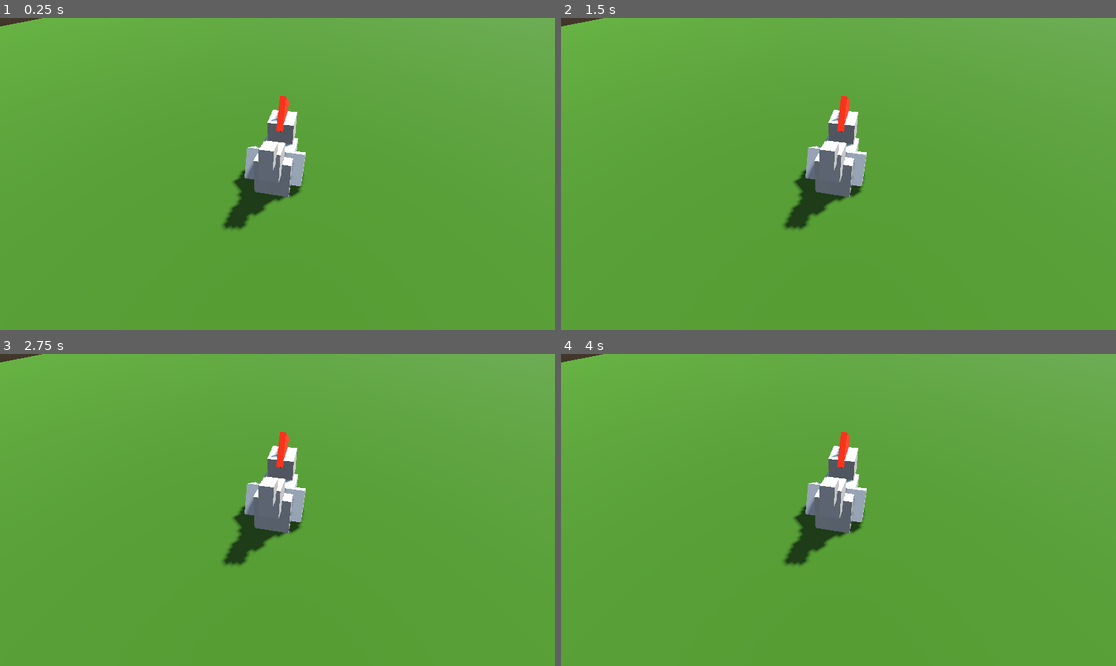
Above: before the commit, frames 1-4 (two rows, left to right).
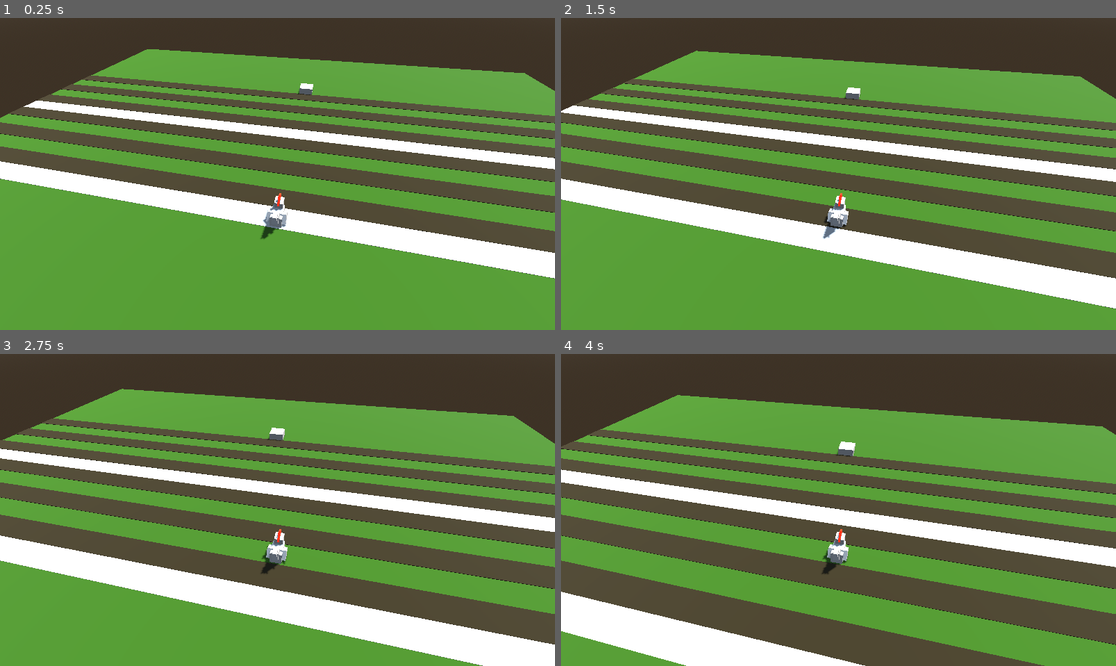
Above: after the commit, the same moments.

Repository: unblinky/danger-xing
Game: Godot game, scene res://Main/Main.tscn
Same seed, same stepped clock (60 frames per second), same inputs: the game is played once before the commit and once after it.
Inputs:
- Up to frame 1 (0.25 s): no input
- Up to frame 2 (1.5 s): tap Enter at 0.5 s; hold D (move_right, bound only after the commit) 0.53-1.28 s; tap W (move_fore, bound only after the commit) at 0.6, 1.35 s; tap Space at 1.25 s; hold S (move_back, bound only after the commit) from 1.28 s (still down)
- Up to frame 3 (2.75 s): tap Enter at 2 s; release S (move_back, bound only after the commit) at 2.03 s; hold D (move_right, bound only after the commit) from 2.03 s (still down); tap W (move_fore, bound only after the commit) at 2.1 s
- Up to frame 4 (4 s): tap Space at 2.75 s; tap W (move_fore, bound only after the commit) at 2.85, 3.6 s; tap Enter at 3.5 s; release D (move_right, bound only after the commit) at 3.53 s; hold A (move_left, bound only after the commit) from 3.53 s (still down)

The runs differ from the first frame. In frame 1, 47% of the frame differs, in the area x 0-100%, y 0-84%; in frame 2, 52%; in frame 3, 59%; in frame 4, 64%, in the area x 0-100%, y 0-100%.

Commit message:
Colliding with Goal.

Diff:
--- a/Code/Chicken/Chicken.gd
+++ b/Code/Chicken/Chicken.gd
@@ -1,12 +1,35 @@
-extends Node3D
+extends Area3D
 class_name Chicken
 
-
-# Called when the node enters the scene tree for the first time.
-func _ready() -> void:
-	pass # Replace with function body.
+@onready var graphics: Node3D = $Graphics
 
 
-# Called every frame. 'delta' is the elapsed time since the previous frame.
+func _ready() -> void:
+	area_entered.connect(on_collision)
+
+
+func on_collision(area: Area3D):
+	if area is Goal:
+		print("Goal!!!!")
+
+	# TODO: Add more collision types.
+	#if area is Bus:
+		#print("Goal!!!!")
+
+
 func _process(delta: float) -> void:
-	pass
+	if Input.is_action_just_pressed("move_left"):
+		position.x -= 1
+		graphics.rotation_degrees.y = 90
+
+	if Input.is_action_just_pressed("move_right"):
+		position.x += 1
+		graphics.rotation_degrees.y = -90
+
+	if Input.is_action_just_pressed("move_fore"):
+		position.z -= 1
+		graphics.rotation_degrees.y = 0
+
+	if Input.is_action_just_pressed("move_back"):
+		position.z += 1
+		graphics.rotation_degrees.y = 180
--- a/Code/Chicken/Chicken.tscn
+++ b/Code/Chicken/Chicken.tscn
@@ -1,6 +1,9 @@
 [gd_scene format=3 uid="uid://dp46nxm4qxs46"]
 
 [ext_resource type="Script" uid="uid://d2ylk5fblpau0" path="res://Chicken/Chicken.gd" id="1_13h8f"]
+
+[sub_resource type="BoxShape3D" id="BoxShape3D_13h8f"]
+size = Vector3(0.9, 0.9, 0.9)
 
 [sub_resource type="BoxMesh" id="BoxMesh_13h8f"]
 
@@ -17,35 +20,48 @@
 
 [sub_resource type="BoxMesh" id="BoxMesh_1m4ld"]
 
-[node name="Chicken" type="Node3D" unique_id=1595162323]
+[node name="Chicken" type="Area3D" unique_id=1331344239]
 script = ExtResource("1_13h8f")
 
-[node name="MeshInstance3D" type="MeshInstance3D" parent="." unique_id=962676149]
+[node name="CollisionShape3D" type="CollisionShape3D" parent="." unique_id=1228825116]
+transform = Transform3D(1, 0, 0, 0, 1, 0, 0, 0, 1, 0, 0.5, 0)
+shape = SubResource("BoxShape3D_13h8f")
+
+[node name="Graphics" type="Node3D" parent="." unique_id=1595162323]
+transform = Transform3D(0.773, 0, 0, 0, 0.773, 0, 0, 0, 0.773, 0, 0, 0)
+
+[node name="MeshInstance3D" type="MeshInstance3D" parent="Graphics" unique_id=962676149]
 transform = Transform3D(0.62095976, 0, 0, 0, 0.7779697, 0.17316687, 0, -0.13678509, 0.9848925, 0, 0.23405814, 0.0289129)
 mesh = SubResource("BoxMesh_13h8f")
 
-[node name="MeshInstance3D2" type="MeshInstance3D" parent="." unique_id=1092566403]
+[node name="MeshInstance3D2" type="MeshInstance3D" parent="Graphics" unique_id=1092566403]
 transform = Transform3D(0.46743196, 0, 0, 0, 0.46743196, 0, 0, 0, 0.46743196, 0, 0.7513596, -0.4928006)
 mesh = SubResource("BoxMesh_nv08f")
 
-[node name="Beak" type="MeshInstance3D" parent="." unique_id=1847760561]
+[node name="Beak" type="MeshInstance3D" parent="Graphics" unique_id=1847760561]
 transform = Transform3D(0.16036025, 0, 0, 0, 0.1565742, 0.05882232, 0, -0.03463999, 0.2658793, 0, 0.7135552, -0.7687149)
 material_override = SubResource("StandardMaterial3D_kahpe")
 mesh = SubResource("BoxMesh_nv08f")
 
-[node name="MeshInstance3D3" type="MeshInstance3D" parent="." unique_id=330973047]
+[node name="MeshInstance3D3" type="MeshInstance3D" parent="Graphics" unique_id=330973047]
 transform = Transform3D(0.3225941, 0, 0, 0, 0.45173603, 0.12011324, 0, -0.12011324, 0.45173603, 0, 0.7513596, 0.4395994)
 mesh = SubResource("BoxMesh_nv08f")
 
-[node name="MeshInstance3D4" type="MeshInstance3D" parent="." unique_id=1819638931]
+[node name="MeshInstance3D4" type="MeshInstance3D" parent="Graphics" unique_id=1819638931]
 transform = Transform3D(0.20359908, 0, 0, 0, 0.28510454, 0.07580717, 0, -0.07580717, 0.28510454, 0, 1.0495838, 0.66016424)
 mesh = SubResource("BoxMesh_nv08f")
 
-[node name="Wings" type="MeshInstance3D" parent="." unique_id=1007204288]
+[node name="Wings" type="MeshInstance3D" parent="Graphics" unique_id=1007204288]
 transform = Transform3D(1, 0, 0, 0, 0.8137911, 0.58115757, 0, -0.58115757, 0.8137911, 0, 0.35623857, 0.10857487)
 mesh = SubResource("BoxMesh_htchh")
 
-[node name="Cowlick" type="MeshInstance3D" parent="." unique_id=176117547]
+[node name="Cowlick" type="MeshInstance3D" parent="Graphics" unique_id=176117547]
 transform = Transform3D(0.10501046, 0, 0, 0, 0.27668726, -0.46938124, 0, 0.37919658, 0.34249204, 0, 1.0141598, -0.50403744)
 material_override = SubResource("StandardMaterial3D_b74ct")
 mesh = SubResource("BoxMesh_1m4ld")
+
+[node name="Rig" type="Node3D" parent="." unique_id=1666240517]
+transform = Transform3D(0.9809992, -0.1402852, 0.13401727, 0, 0.69076884, 0.7230757, -0.19401178, -0.70933664, 0.67764366, 0, 0, 0)
+
+[node name="Camera3D" type="Camera3D" parent="Rig" unique_id=1586150080]
+transform = Transform3D(1, 0, 0, 0, 1, 0, 0, 0, 1, 2.9802322e-08, 1.843405, 8.477018)
--- /dev/null
+++ b/Code/Goal/Goal.gd
@@ -0,0 +1,2 @@
+extends Area3D
+class_name Goal
--- /dev/null
+++ b/Code/Goal/Goal.tscn
@@ -0,0 +1,17 @@
+[gd_scene format=3 uid="uid://c4v0peqkg130j"]
+
+[ext_resource type="Script" uid="uid://0yhi8snlp42x" path="res://Goal/Goal.gd" id="1_prjlw"]
+
+[sub_resource type="BoxMesh" id="BoxMesh_6aewd"]
+
+[sub_resource type="BoxShape3D" id="BoxShape3D_ng8ot"]
+
+[node name="Goal" type="Area3D" unique_id=1825972288]
+script = ExtResource("1_prjlw")
+
+[node name="Graphics" type="MeshInstance3D" parent="." unique_id=1373442049]
+mesh = SubResource("BoxMesh_6aewd")
+skeleton = NodePath("../..")
+
+[node name="CollisionShape3D" type="CollisionShape3D" parent="." unique_id=1314602027]
+shape = SubResource("BoxShape3D_ng8ot")
--- a/Code/Main/Main.tscn
+++ b/Code/Main/Main.tscn
@@ -2,6 +2,7 @@
 
 [ext_resource type="Script" uid="uid://ckplnjj5kkyta" path="res://Main/Main.gd" id="1_lxy7q"]
 [ext_resource type="PackedScene" uid="uid://dp46nxm4qxs46" path="res://Chicken/Chicken.tscn" id="2_83ytx"]
+[ext_resource type="PackedScene" uid="uid://c4v0peqkg130j" path="res://Goal/Goal.tscn" id="3_amygn"]
 
 [sub_resource type="ProceduralSkyMaterial" id="ProceduralSkyMaterial_83ytx"]
 sky_horizon_color = Color(0.66224277, 0.6717428, 0.6867428, 1)
@@ -21,11 +22,20 @@
 [sub_resource type="BoxMesh" id="BoxMesh_ps1la"]
 size = Vector3(40, 0.1, 40)
 
+[sub_resource type="StandardMaterial3D" id="StandardMaterial3D_83ytx"]
+albedo_color = Color(0.1579377, 0.12332208, 0, 1)
+
+[sub_resource type="BoxMesh" id="BoxMesh_amygn"]
+size = Vector3(40, 0.15, 1)
+
+[sub_resource type="BoxMesh" id="BoxMesh_83ytx"]
+size = Vector3(40, 0.13, 1)
+
 [node name="Main" type="Node" unique_id=1391425956]
 script = ExtResource("1_lxy7q")
 
 [node name="DirectionalLight3D" type="DirectionalLight3D" parent="." unique_id=718125935]
-transform = Transform3D(-0.7443116, -0.5340554, 0.40098014, 0, 0.60042024, 0.79968464, -0.6678325, 0.59521455, -0.44689974, 0, 0, 0)
+transform = Transform3D(-0.7443116, -0.5340554, 0.40098014, 0, 0.60042024, 0.79968464, -0.6678325, 0.59521455, -0.44689974, 9.686174, 15.357961, 0)
 shadow_enabled = true
 
 [node name="WorldEnvironment" type="WorldEnvironment" parent="." unique_id=1596629416]
@@ -33,12 +43,46 @@
 
 [node name="Chicken" parent="." unique_id=1595162323 instance=ExtResource("2_83ytx")]
 
+[node name="Goal" parent="." unique_id=1825972288 instance=ExtResource("3_amygn")]
+transform = Transform3D(1, 0, 0, 0, 1, 0, 0, 0, 1, 0, 0, -12)
+
 [node name="Gound" type="MeshInstance3D" parent="." unique_id=387099955]
 material_override = SubResource("StandardMaterial3D_amygn")
 mesh = SubResource("BoxMesh_ps1la")
 
-[node name="Rig" type="Node3D" parent="." unique_id=134523321]
-transform = Transform3D(0.9809992, -0.1402852, 0.13401727, 0, 0.69076884, 0.7230757, -0.19401178, -0.70933664, 0.67764366, 0, 0, 0)
+[node name="Lane" type="MeshInstance3D" parent="." unique_id=349580000]
+transform = Transform3D(1, 0, 0, 0, 1, 0, 0, 0, 1, 0, 0, -1)
+material_override = SubResource("StandardMaterial3D_83ytx")
+mesh = SubResource("BoxMesh_amygn")
 
-[node name="Camera3D" type="Camera3D" parent="Rig" unique_id=1057037189]
-transform = Transform3D(1, 0, 0, 0, 1, 0, 0, 0, 1, 0, 0, 4.0728426)
+[node name="Lane2" type="MeshInstance3D" parent="." unique_id=484984964]
+transform = Transform3D(1, 0, 0, 0, 1, 0, 0, 0, 1, 0, 0, -3)
+material_override = SubResource("StandardMaterial3D_83ytx")
+mesh = SubResource("BoxMesh_amygn")
+
+[node name="Lane3" type="MeshInstance3D" parent="." unique_id=1709908492]
+transform = Transform3D(1, 0, 0, 0, 1, 0, 0, 0, 1, 0, 0, -5)
+material_override = SubResource("StandardMaterial3D_83ytx")
+mesh = SubResource("BoxMesh_amygn")
+
+[node name="Lane4" type="MeshInstance3D" parent="." unique_id=891213809]
+transform = Transform3D(1, 0, 0, 0, 1, 0, 0, 0, 1, 0, 0, -7)
+material_override = SubResource("StandardMaterial3D_83ytx")
+mesh = SubResource("BoxMesh_amygn")
+
+[node name="Lane5" type="MeshInstance3D" parent="." unique_id=1043720086]
+transform = Transform3D(1, 0, 0, 0, 1, 0, 0, 0, 1, 0, 0, -9)
+material_override = SubResource("StandardMaterial3D_83ytx")
+mesh = SubResource("BoxMesh_amygn")
+
+[node name="Lane6" type="MeshInstance3D" parent="." unique_id=702822724]
+transform = Transform3D(1, 0, 0, 0, 1, 0, 0, 0, 1, 0, 0, -11)
+material_override = SubResource("StandardMaterial3D_83ytx")
+mesh = SubResource("BoxMesh_amygn")
+
+[node name="SafeZone" type="MeshInstance3D" parent="." unique_id=942609843]
+mesh = SubResource("BoxMesh_83ytx")
+
+[node name="SafeZone2" type="MeshInstance3D" parent="." unique_id=1713844222]
+transform = Transform3D(1, 0, 0, 0, 1, 0, 0, 0, 1, 0, 0, -6)
+mesh = SubResource("BoxMesh_83ytx")
--- a/Code/project.godot
+++ b/Code/project.godot
@@ -24,6 +24,38 @@
 naming/scene_name_casing=1
 naming/script_name_casing=1
 
+[input]
+
+move_fore={
+"deadzone": 0.2,
+"events": [Object(InputEventKey,"resource_local_to_scene":false,"resource_name":"","device":-1,"window_id":0,"alt_pressed":false,"shift_pressed":false,"ctrl_pressed":false,"meta_pressed":false,"pressed":false,"keycode":0,"physical_keycode":87,"key_label":0,"unicode":119,"location":0,"echo":false,"script":null)
+, Object(InputEventKey,"resource_local_to_scene":false,"resource_name":"","device":-1,"window_id":0,"alt_pressed":false,"shift_pressed":false,"ctrl_pressed":false,"meta_pressed":false,"pressed":false,"keycode":0,"physical_keycode":4194320,"key_label":0,"unicode":0,"location":0,"echo":false,"script":null)
+]
+}
+move_back={
+"deadzone": 0.2,
+"events": [Object(InputEventKey,"resource_local_to_scene":false,"resource_name":"","device":-1,"window_id":0,"alt_pressed":false,"shift_pressed":false,"ctrl_pressed":false,"meta_pressed":false,"pressed":false,"keycode":0,"physical_keycode":83,"key_label":0,"unicode":115,"location":0,"echo":false,"script":null)
+, Object(InputEventKey,"resource_local_to_scene":false,"resource_name":"","device":-1,"window_id":0,"alt_pressed":false,"shift_pressed":false,"ctrl_pressed":false,"meta_pressed":false,"pressed":false,"keycode":0,"physical_keycode":4194322,"key_label":0,"unicode":0,"location":0,"echo":false,"script":null)
+]
+}
+move_left={
+"deadzone": 0.2,
+"events": [Object(InputEventKey,"resource_local_to_scene":false,"resource_name":"","device":-1,"window_id":0,"alt_pressed":false,"shift_pressed":false,"ctrl_pressed":false,"meta_pressed":false,"pressed":false,"keycode":0,"physical_keycode":65,"key_label":0,"unicode":97,"location":0,"echo":false,"script":null)
+, Object(InputEventKey,"resource_local_to_scene":false,"resource_name":"","device":-1,"window_id":0,"alt_pressed":false,"shift_pressed":false,"ctrl_pressed":false,"meta_pressed":false,"pressed":false,"keycode":0,"physical_keycode":4194319,"key_label":0,"unicode":0,"location":0,"echo":false,"script":null)
+]
+}
+move_right={
+"deadzone": 0.2,
+"events": [Object(InputEventKey,"resource_local_to_scene":false,"resource_name":"","device":-1,"window_id":0,"alt_pressed":false,"shift_pressed":false,"ctrl_pressed":false,"meta_pressed":false,"pressed":false,"keycode":0,"physical_keycode":68,"key_label":0,"unicode":100,"location":0,"echo":false,"script":null)
+, Object(InputEventKey,"resource_local_to_scene":false,"resource_name":"","device":-1,"window_id":0,"alt_pressed":false,"shift_pressed":false,"ctrl_pressed":false,"meta_pressed":false,"pressed":false,"keycode":0,"physical_keycode":4194321,"key_label":0,"unicode":0,"location":0,"echo":false,"script":null)
+]
+}
+pause={
+"deadzone": 0.2,
+"events": [Object(InputEventKey,"resource_local_to_scene":false,"resource_name":"","device":-1,"window_id":0,"alt_pressed":false,"shift_pressed":false,"ctrl_pressed":false,"meta_pressed":false,"pressed":false,"keycode":0,"physical_keycode":4194305,"key_label":0,"unicode":0,"location":0,"echo":false,"script":null)
+]
+}
+
 [physics]
 
 common/enable_pause_aware_picking=true
Not shown, added: Code/Goal/Goal.gd.uid
Not shown, changed: Code/gdd.md
